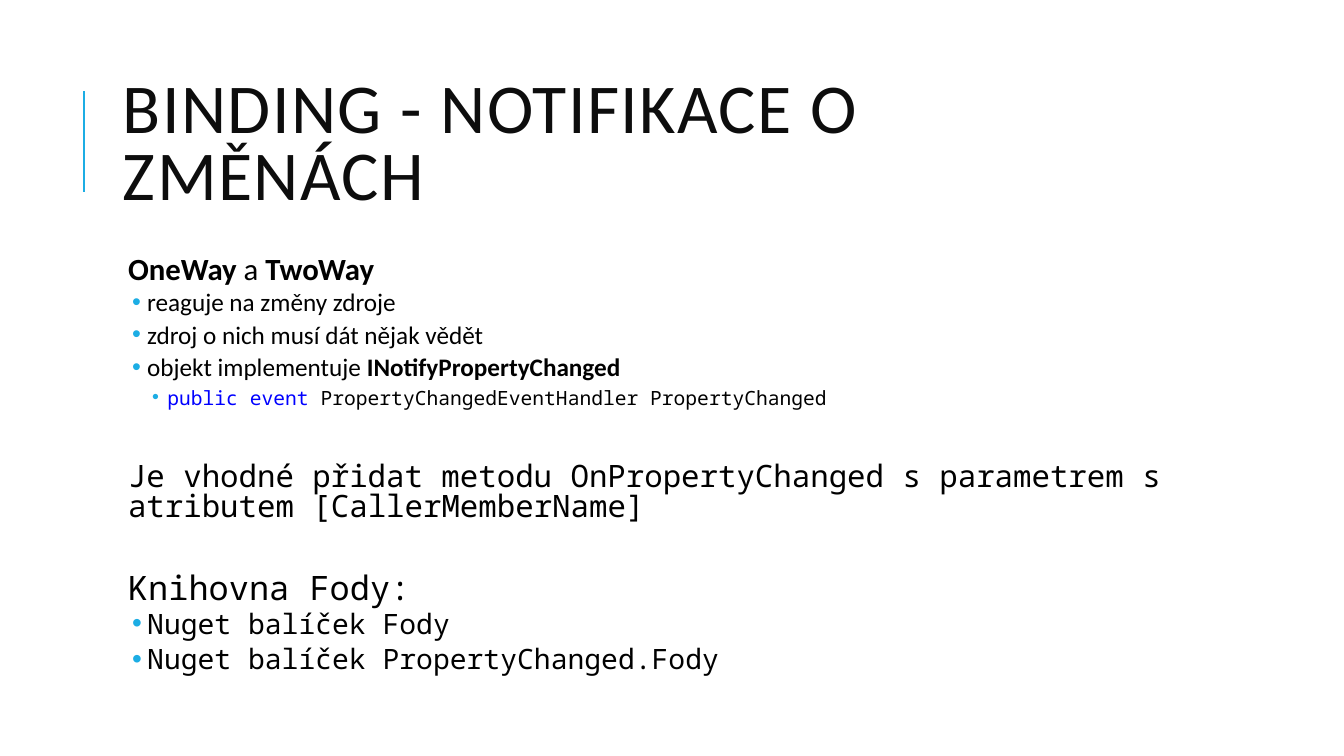
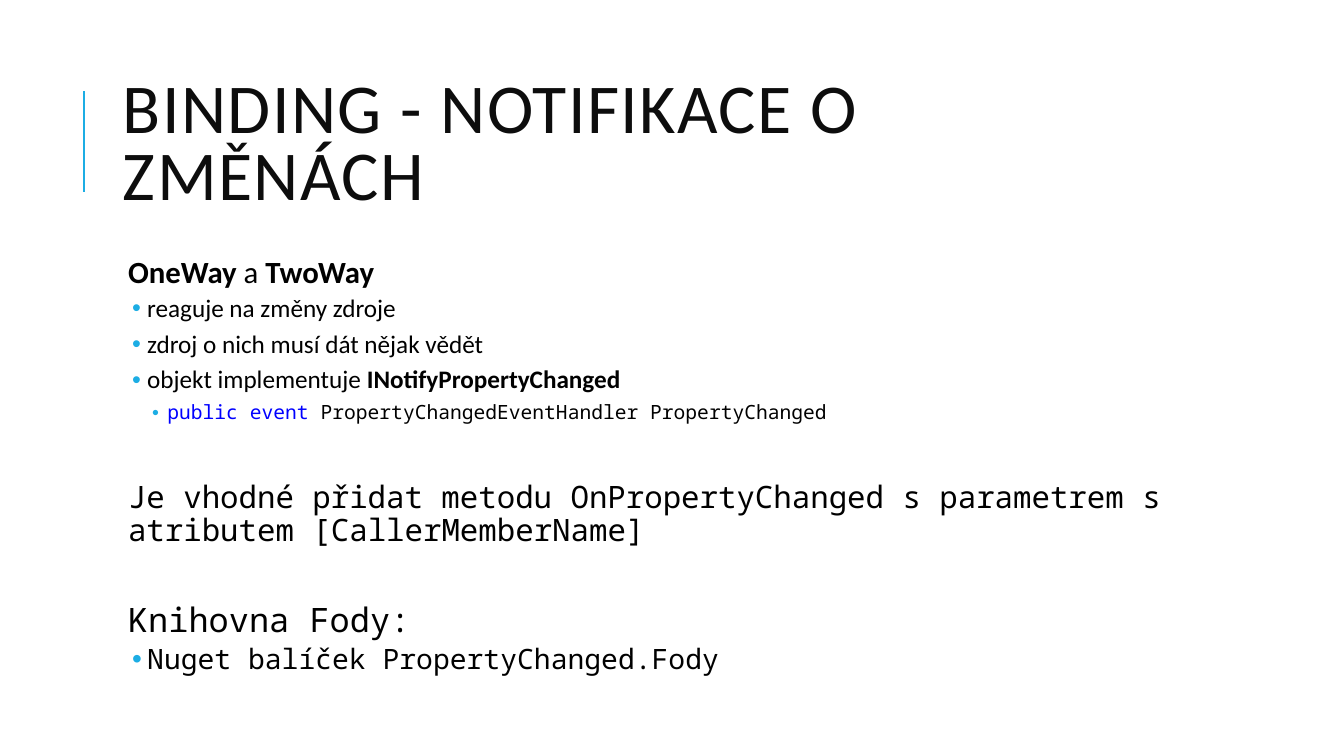
Before and after one commit to jasho/pv239-maui, a slide deck: slide 8 of 03_MVVM/PV239-Xamarin-03_MVVM.pptx. Drawn at 1344x756 pixels with LibreOffice and Linux fonts; fonts in the diff are those of the drawing. Boxes give left, top, right and bottom in pixels: in the first picture for what was removed or moved away, otherwise in the second. Text is boxed around its words. In the diff, an @@ line names an element or a change of style, - is before the commit and + after.

Commit message:
Updated presentation for lab 03_MVVM.

```diff
--- a/03_MVVM/PV239-Xamarin-03_MVVM.pptx
+++ b/03_MVVM/PV239-Xamarin-03_MVVM.pptx
@@ text "OneWay a TwoWay" at <box>128,262,1160,676</box>: line spacing 0.8 to 0.9 @@
@@ text at <box>147,612,450,641</box>: paragraph removed @@
-  • Nuget balíček Fody
```
